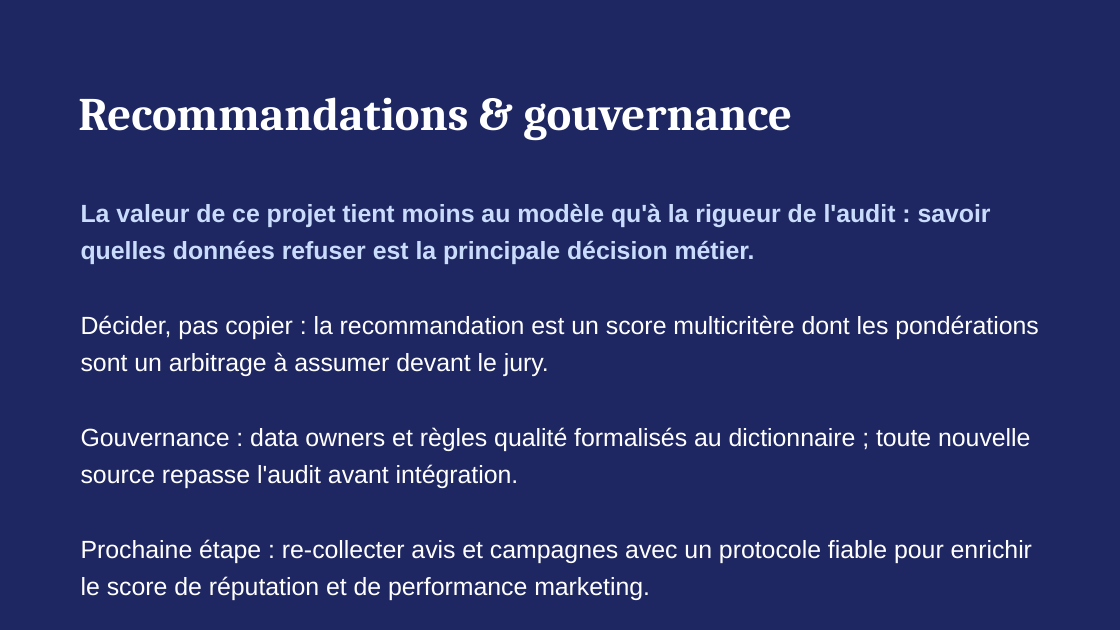
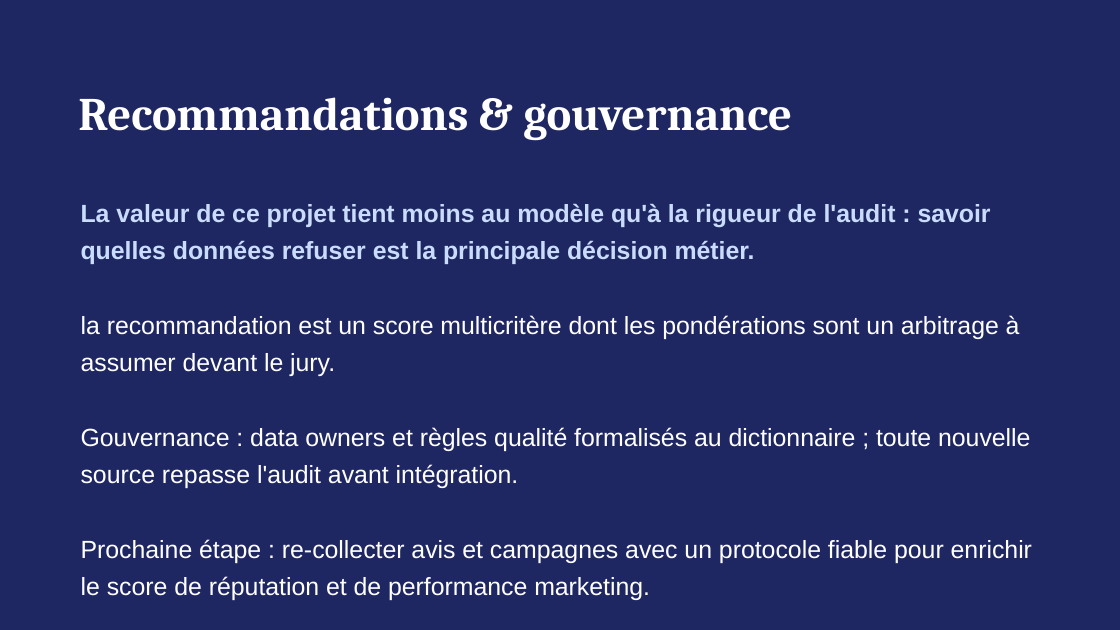
Before and after one commit to kteken10/aed_examen_final, a slide deck: slide 9 of rendu_final/05_Rapport_Management_Projet.pptx. Drawn at 1120x630 pixels with LibreOffice and Linux fonts; fonts in the diff are those of the drawing. Boxes give left, top, right and bottom in pixels: in the first picture for what was removed or moved away, otherwise in the second. Text is boxed around its words. In the diff, an @@ line names an element or a change of style, - is before the commit and + after.

```diff
--- a/rendu_final/05_Rapport_Management_Projet.pptx
+++ b/rendu_final/05_Rapport_Management_Projet.pptx
@@ text at [81, 315, 1020, 376]: text changed @@
-Décider, pas copier : la recommandation est un score multicritère dont les pondérations sont un arbitrage à assumer devant le jury.
+la recommandation est un score multicritère dont les pondérations sont un arbitrage à assumer devant le jury.
```
Also in this commit, not shown: 5 other slides changed, 12 other files.
